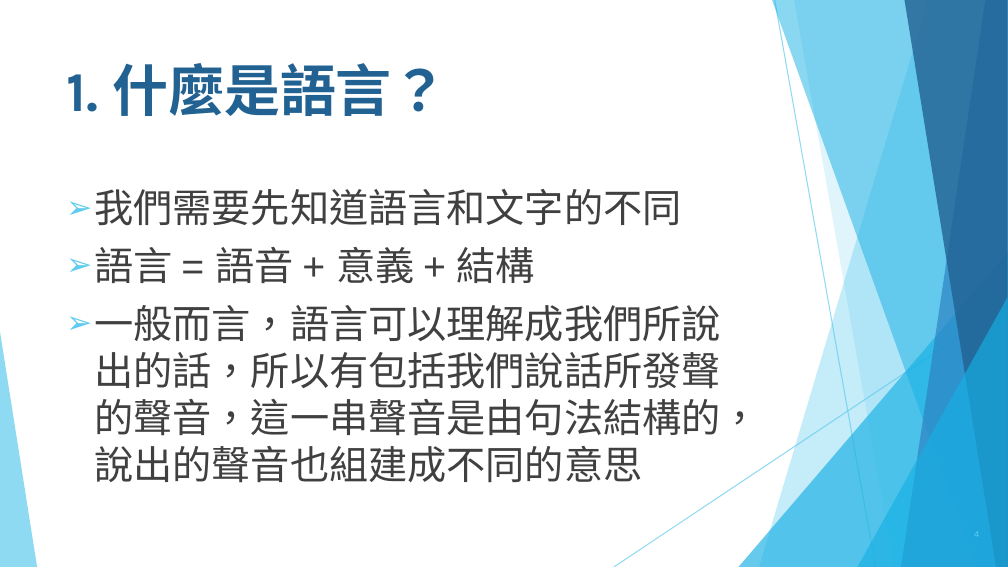
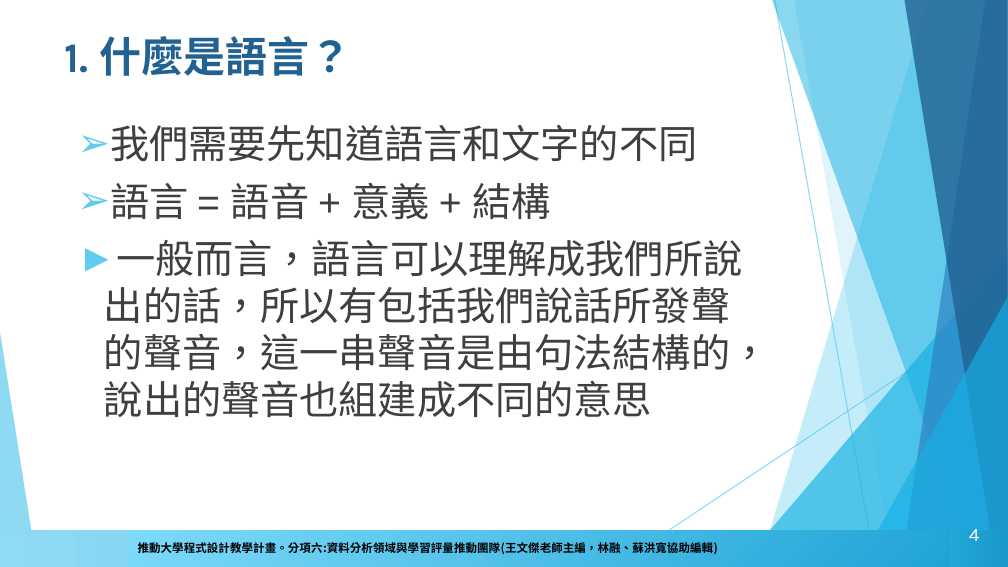
Before and after one commit to howardsukuan/textual-data-analysis-python, a slide deck: slide 4 of week01/文本分析與程式設計Week01.pptx. Drawn at 1008x567 pixels with LibreOffice and Linux fonts; fonts in the diff are those of the drawing; background and template pictures are left out. Boxes give left, top, right and bottom in pixels: in the first picture for what was removed or moved away, otherwise in the second. Text is boxed around its words. In the diff, an @@ line names an element or a change of style, - is before the commit and + after.

Commit message:
week2 assignment update; powerpoint layout update

```diff
--- a/week01/文本分析與程式設計Week01.pptx
+++ b/week01/文本分析與程式設計Week01.pptx
@@ title "1. 什麼是語言？": place and size @@
-title "1. 什麼是語言？" at [66,63,448,116]
+title "1. 什麼是語言？" at [64,36,351,76]
@@ title "1. 什麼是語言？" at [64,36,351,76]: size 40 to 30 pt @@
@@ freeform shape at [772,0,1008,566]: fill #17B0E4 at 50% opacity to #16B0E3 at 50% opacity @@
@@ text "我們需要先知道語言和文字的不同": place and size @@
-text "我們需要先知道語言和文字的不同" at [94,189,759,483]
+text "我們需要先知道語言和文字的不同" at [104,125,769,418]
@@ text "我們需要先知道語言和文字的不同" at [104,125,769,418]: text colour #404040 to #3F3F3F; indent changed; bullet ➢ to ► @@
@@ triangle at [739,252,1008,566]: fill #17B0E4 at 66% opacity to #16B0E3 at 66% opacity @@
@@ triangle at [858,296,1008,566]: fill #17B0E4 at 66% opacity to #16B0E3 at 66% opacity @@
@@ rectangle added at [0,529,1008,566], fill gradient #8FDAF4 to #53C5EB to #29B6E6 to #1B98CC @@
@@ rectangle added at [128,530,952,565], fill gradient #20A4D6 to #7EDBFB, 8.2 pt, text #000000, bold @@
+推動大學程式設計教學計畫。分項六:資料分析領域與學習評量推動團隊(王文傑老師主編，林融、蘇洪寬協助編輯)
@@ text added at [132,538,674,555], 9 pt, text #164161, bold @@
+推動大學程式設計教學計畫。分項六：資料分析領域與學習評量推動團隊（○○系○○老師主編）
@@ page number at [969,529,980,541]: size 6.8 to 13.5 pt, text colour #5FCBEF to #FFFFFF @@
```
Also in this commit, not shown: 54 other slides changed, 10 other files.
